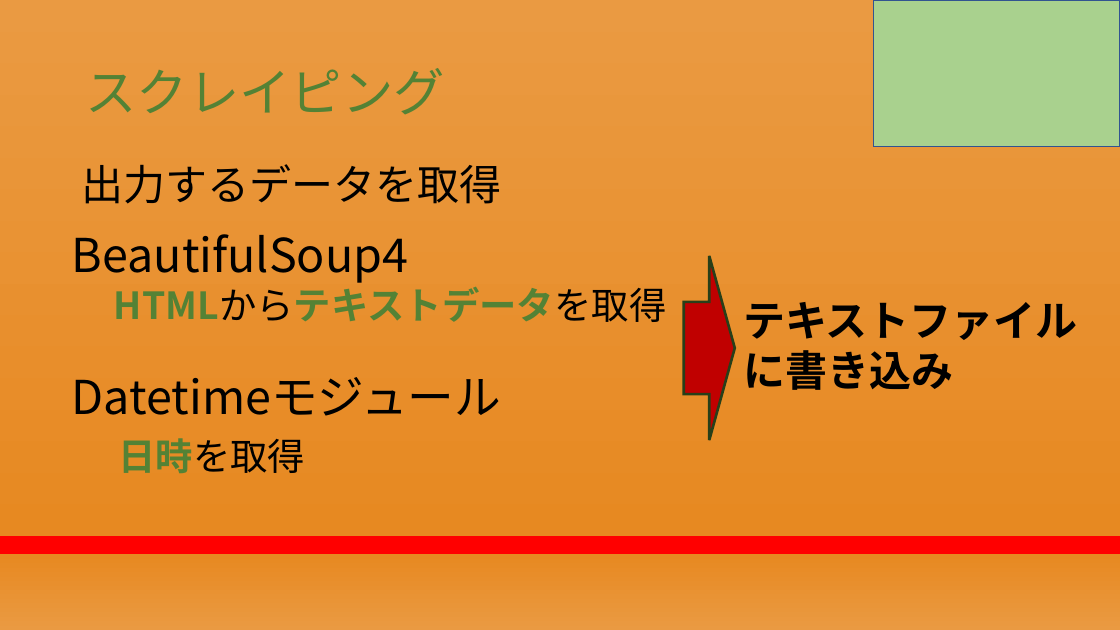
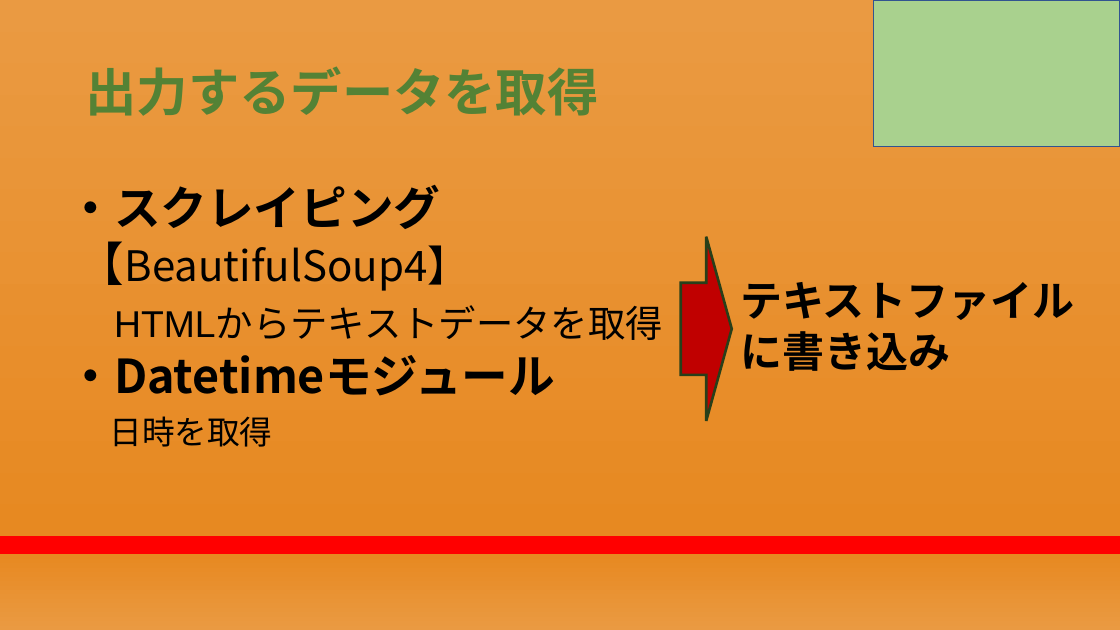
Before and after one commit to RikiishiSuzunosuke/AIspeaker_yosie, a slide deck: slide 15 of presentation/第二回プレゼン_アウトライン.pptx. Drawn at 1120x630 pixels with LibreOffice and Linux fonts; fonts in the diff are those of the drawing. Boxes give left, top, right and bottom in pixels: in the first picture for what was removed or moved away, otherwise in the second. Text is boxed around its words. In the diff, an @@ line names an element or a change of style, - is before the commit and + after.

Commit message:
update

```diff
--- a/presentation/第二回プレゼン_アウトライン.pptx
+++ b/presentation/第二回プレゼン_アウトライン.pptx
@@ title at bbox=[85, 66, 598, 116]: text changed; bold on @@
-スクレイピング
+出力するデータを取得
@@ text "・スクレイピング": place and size @@
-text "・スクレイピング" at bbox=[72, 234, 666, 322]
+text "・スクレイピング" at bbox=[67, 185, 663, 447]
@@ text removed at bbox=[81, 164, 501, 204] @@
-出力するデータを取得
@@ text at bbox=[67, 185, 470, 291]: text changed; size 40 to 36 pt @@
-BeautifulSoup4
+・スクレイピング
+【BeautifulSoup4】
@@ right arrow: place and size @@
-right arrow at bbox=[684, 256, 735, 440]
+right arrow at bbox=[681, 237, 732, 421]
@@ text "テキストファイルに書き込み": place and size @@
-text "テキストファイルに書き込み" at bbox=[743, 302, 1078, 390]
+text "テキストファイルに書き込み" at bbox=[740, 282, 1075, 371]
@@ text at bbox=[114, 308, 663, 340]: font Noto Sans CJK JP to Arial, text colour #548235 to #000000, letter outline #000000 0.75 pt to none, bold off in "HTMLからテキストデータを取得"; list level 2 to 1 in "HTMLからテキストデータを取得" @@
@@ text at bbox=[67, 355, 555, 447]: paragraphs added @@
+・Datetimeモジュール
+日時を取得
@@ text removed at bbox=[72, 377, 501, 473] @@
-Datetimeモジュール
-日時を取得
```
